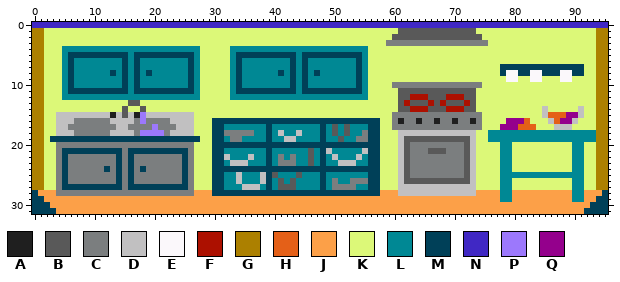
Sprite sheet, stored at resources/img/rooms/kitchen_base.png. The picture above is the old version.
The file is 96x32 pixels.
Palette (. is transparent): A #1f1f1f  B #595959  C #7b7e7f  D #c1c0c1  E #fbf8fb  F #ac1000  G #ac8000  H #e46018  J #fca048  K #dcf878  L #008894  M #004058  N #4028c4  P #9c78fc  Q #94008c
Pixels before (only the part around the change), first column x 20:
 0 NNNNNNNNNNNNNNNNNNNNNNNNNNNNNNNNNNNNNNNNNNNNNNNNNNNNNNNNNNNNNNNNNNNNNNNNNNNN
 1 KKKKKKKKKKKKKKKKKKKKKKKKKKKKKKKKKKKKKKKKKBBBBBBBBBBBBBKKKKKKKKKKKKKKKKKKKKGG
 2 KKKKKKKKKKKKKKKKKKKKKKKKKKKKKKKKKKKKKKKKBBBBBBBBBBBBBBBKKKKKKKKKKKKKKKKKKKGG
 3 KKKKKKKKKKKKKKKKKKKKKKKKKKKKKKKKKKKKKKKCCCCCCCCCCCCCCCCCKKKKKKKKKKKKKKKKKKGG
 4 LLLLLLLLKKKKKLLLLLLLLLLLLLLLLLLLLLLLKKKKKKKKKKKKKKKKKKKKKKKKKKKKKKKKKKKKKKGG
 5 MMMMMMMLKKKKKLMMMMMMMMMMLMMMMMMMMMMLKKKKKKKKKKKKKKKKKKKKKKKKKKKKKKKKKKKKKKGG
 6 LLLLLLMLKKKKKLMLLLLLLLLMLMLLLLLLLLMLKKKKKKKKKKKKKKKKKKKKKKKKKKKKKKKKKKKKKKGG
 7 LLLLLLMLKKKKKLMLLLLLLLLMLMLLLLLLLLMLKKKKKKKKKKKKKKKKKKKKKKMMMMMMMMMMMMMMKKGG
 8 LLLLLLMLKKKKKLMLLLLLLMLMLMLMLLLLLLMLKKKKKKKKKKKKKKKKKKKKKKMEEMMEEMMMEEMMKKGG
 9 LLLLLLMLKKKKKLMLLLLLLLLMLMLLLLLLLLMLKKKKKKKKKKKKKKKKKKKKKKKEEKKEEKKKEEKKKKGG
10 LLLLLLMLKKKKKLMLLLLLLLLMLMLLLLLLLLMLKKKKCCCCCCCCCCCCCCCKKKKKKKKKKKKKKKKKKKGG
11 MMMMMMMLKKKKKLMMMMMMMMMMLMMMMMMMMMMLKKKKKBBBBBBBBBBBBBKKKKKKKKKKKKKKKKKKKKGG
12 LLLLLLLLKKKKKLLLLLLLLLLLLLLLLLLLLLLLKKKKKBBFFFBBBFFFBBKKKKKKKKKKKKKKKKKKKKGG
13 KKKKKKKKKKKKKKKKKKKKKKKKKKKKKKKKKKKKKKKKKBFBBBFBFBBBFBKKKKKKKKKKKKKKKKKKKKGG
14 KKKKKKKKKKKKKKKKKKKKKKKKKKKKKKKKKKKKKKKKKBBFFFBBBFFFBBKKKKKKKKKKKDKKKKKDKKGG
15 DDDDDDDKKKKKKKKKKKKKKKKKKKKKKKKKKKKKKKKKCCCCCCCCCCCCCCCKKKKKKKKKKDHHHQQDKKGG
16 CCCDDDDKKKMMMMMMMMMMMMMMMMMMMMMMMMMMMMKKCACCACCACCACCACKKKKQQQHKKKDHQQDKKKGG
17 PCCCDDDKKKMMLLLLLLLMLLLLLLLLMLBLBLLLMMKKCCCCCCCCCCCCCCCKKKQQQHHHKKKDDDKKKKGG
18 PPCDDDDKKKMMCCCCCLLMLDLLDLLLMLBLBLLCMMKKKDDDDDDDDDDDDDKKLLLLLLLLLLLLLLLLLLGG
19 MMMMMMMMKKMMLCCLLLLMLLDDLLLLMLLBLLCCMMKKKDBBBBBBBBBBBDKKLLLLLLLLLLLLLLLLLLGG
20 CCCCCCCKKKMMMMMMMMMMMMMMMMMMMMMMMMMMMMKKKDBCCCCCCCCCBDKKKKLLKKKKKKKKKKLLKKGG
21 MMMMMMCKKKMMLLLLLLLMLLLLLLBLMDLLLLLDMMKKKDBCCCBBBCCCBDKKKKLLKKKKKKKKKKLLKKGG
22 CCCCCMCKKKMMDLLLDLLMLCLCLLBLMLDLLLDLMMKKKDBCCCCCCCCCBDKKKKLLKKKKKKKKKKLLKKGG
23 CCCCCMCKKKMMLDDDLLLMLCCCLLBLMLLDDDLLMMKKKDBCCCCCCCCCBDKKKKLLKKKKKKKKKKLLKKGG
24 CCCCCMCKKKMMMMMMMMMMMMMMMMMMMMMMMMMMMMKKKDBCCCCCCCCCBDKKKKLLKKKKKKKKKKLLKKGG
25 CCCCCMCKKKMMLLDLLLDMBLLLBLLLMLLLLLLLMMKKKDBCCCCCCCCCBDKKKKLLLLLLLLLLLLLLKKGG
26 CCCCCMCKKKMMLLDLLLDMLBLBLLLLMLCLLCCCMMKKKDBBBBBBBBBBBDKKKKLLKKKKKKKKKKLLKKGG
27 MMMMMMCKKKMMLLLDDDLMLBBBLLLLMLCCCCLLMMKKKDDDDDDDDDDDDDKKKKLLKKKKKKKKKKLLKKGG
28 CCCCCCCJJJMMMMMMMMMMMMMMMMMMMMMMMMMMMMJJJDDDDDDDDDDDDDJJJJLLJJJJJJJJJJLLJJJM
29 JJJJJJJJJJJJJJJJJJJJJJJJJJJJJJJJJJJJJJJJJJJJJJJJJJJJJJJJJJLLJJJJJJJJJJLLJJMM
30 JJJJJJJJJJJJJJJJJJJJJJJJJJJJJJJJJJJJJJJJJJJJJJJJJJJJJJJJJJJJJJJJJJJJJJJJJMMM
31 JJJJJJJJJJJJJJJJJJJJJJJJJJJJJJJJJJJJJJJJJJJJJJJJJJJJJJJJJJJJJJJJJJJJJJJJMMMM
After:
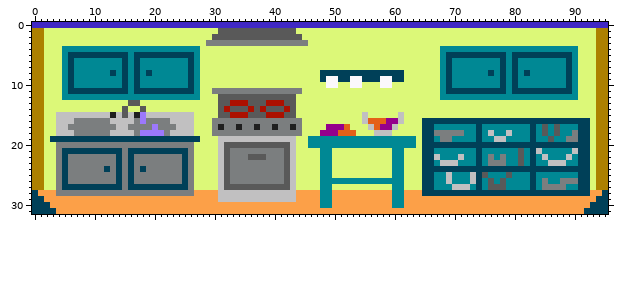
Diff:
Changed rows in their new state; - is an unchanged pixel.
first column x 29:
 1 --BBBBBBBBBBBBB-----------------KKKKKKKKKKKKK--------------------
 2 -BBBBBBBBBBBBBBB---------------KKKKKKKKKKKKKKK-------------------
 3 CCCCCCCCCCCCCCCCC-------------KKKKKKKKKKKKKKKKK------------------
 4 ----KKKKKKKKKKKKKKKKKKKKKKK------------LLLLLLLLLLLLLLLLLLLLLLL---
 5 ----KKKKKKKKKKKKKKKKKKKKKKK------------LMMMMMMMMMMLMMMMMMMMMML---
 6 ----KKKKKKKKKKKKKKKKKKKKKKK------------LMLLLLLLLLMLMLLLLLLLLML---
 7 ----KKKKKKKKKKKKKKKKKKKKKKK------------LMLLLLLLLL-L-LLLLLLLL-LK--
 8 ----KKKKKKKKKKKKKKKMMMMMM-MMMMMMM------LMLLLLLLML-LML-LLLLLLMLK--
 9 ----KKKKKKKKKKKKKKKMEEMMEEMMMEEMM------LMLLLLLLLLMLMLLLLLLLLML---
10 ----KKKKKKKKKKKKKKKKEEKKEEK--EEKKKKKKKKLMLLLLLLLLMLMLLLLLLLLML---
11 -CCCCCCCCCCCCCCCKKKKKKKKKKK-----KKKKKKKLMMMMMMMMMMLMMMMMMMMMML---
12 --BBBBBBBBBBBBBKKKKKKKKKKKK-----KKKKKKKLLLLLLLLLLLLLLLLLLLLLLL---
13 --BBFFFBBBFFFBB-----------------KKKKKKKKKKKKK--------------------
14 --BFBBBFBFBBBFB-----------------KKKKKKKKKKKKK-----------K-----K--
15 --BBFFFBBBFFFBB-----------D----KDKKKKKKKKKKKKK----------KKKKKKK--
16 -CCCCCCCCCCCCCCCKKKKKKKKKKDHHHQQDKKKMMMMMMMMMMMMMMMMMMMMMMMMMMMM-
17 -CACCACCACCACCACKKKKQQQHKKKDHQQDKKKKMMLLLLLLLMLLLLLLLLMLBLBLLLMM-
18 -CC-----CCCCCCCCKKKQQQHHHKKKDDD-KKKKMMCCCCCLLMLD--D---M-B-B--CMMK
19 -KDDDDDDDDDDD--KK--L--L--LLLLLLLLLLKMMLCCLLLLML-DD----M--B--CCMMK
20 -KDBBBBBBBBBBBDKKLLLLLLLLLLLLLLLLLLKMMMMMMMMMMMMMMMMMMMMMMMMMMMM-
21 -KDBCCCCCCCCCBDKKKKLLKKKKKKKK--LLKKKMMLLLLLLLMLLL--LBLMDLLLLLDMM-
22 -KDBCCCBBBCC-BDKKKKL-KKKKKKKK--LLKKKMMDLLLDLLMLCLC-LBLMLDLLLD-MM-
23 -KDBCCCCCCCC-BDKKKKL-KKKKKKKK--LLKKKMMLDDDLLLMLCCC-LBLMLLDDDL-MM-
24 -KDBCCCCCCCCCBDKKKKLLKKKKKKKK--LLKKKMMMMMMMMMMMMMMMMMMMMMMMMMMMM-
25 -KDBCCCCCCCCCBDKKKKL-KKKKKKKK--LLKKKMMLLDLLL-MBLL-B---M-------MM-
26 -KDBCCCCCCCCCBDKKKKL-L--LLLLLLLLLKKKMMLLDLLL-MLBLB-LLLMLCLLCCCMM-
27 -KDBBBBBBBBB--DKKKKL-KKKKKKKK--LLKKKMMLLL---LMLBBB-LLLMLCCCCL-MM-
28 -JDDDDDDDDDDDDDJJJJLLJJJJJJJJ--LLJJJMMMMMMMMMMMMMMMMMMMMMMMMMMMM-
29 --DDDDDDDDDDDDD----LL----------LL----------------JJ----------JJ--
30 -------------------LL----------LL--------------------------------
Where, in picture pixels (left, top, right, bottom), the same in both pictures:
changed: (206, 28, 596, 208)
